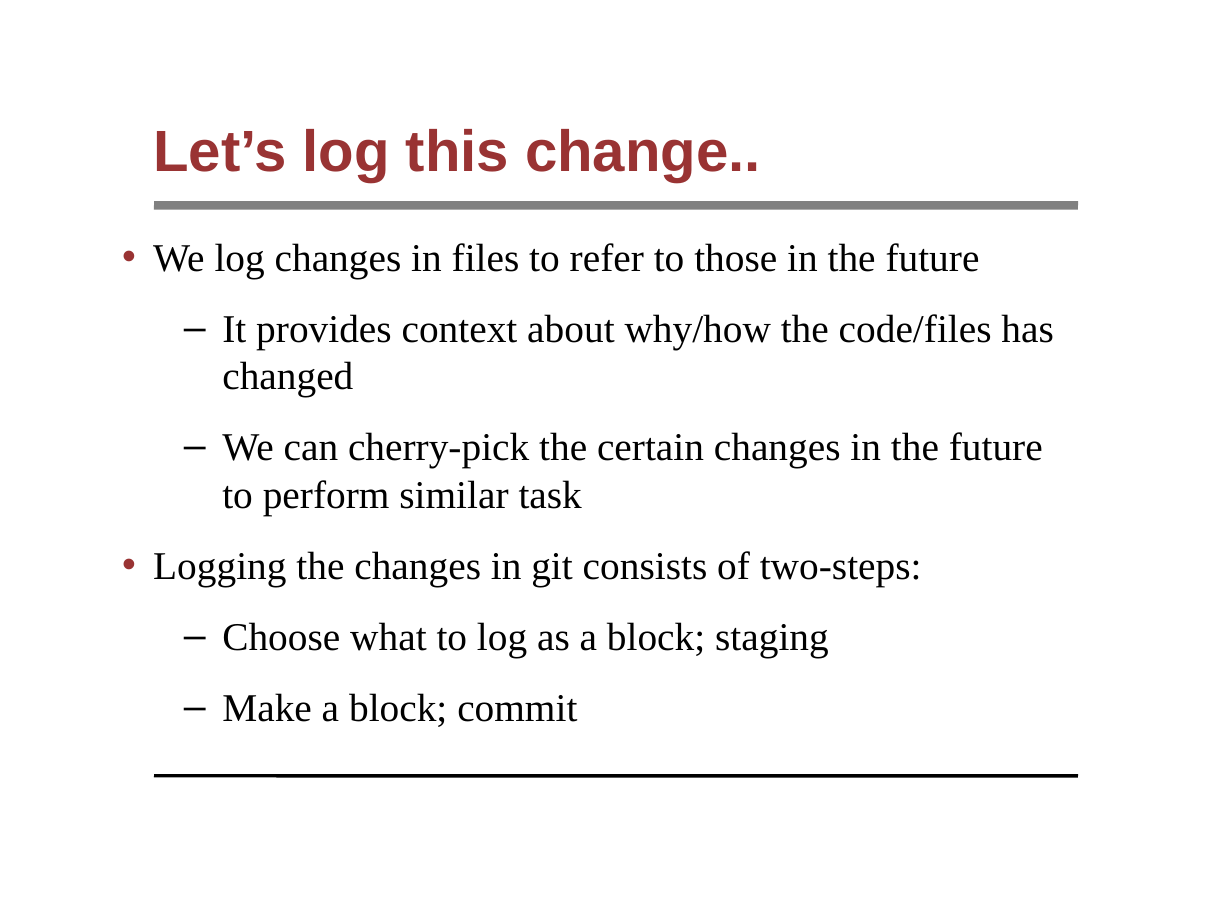
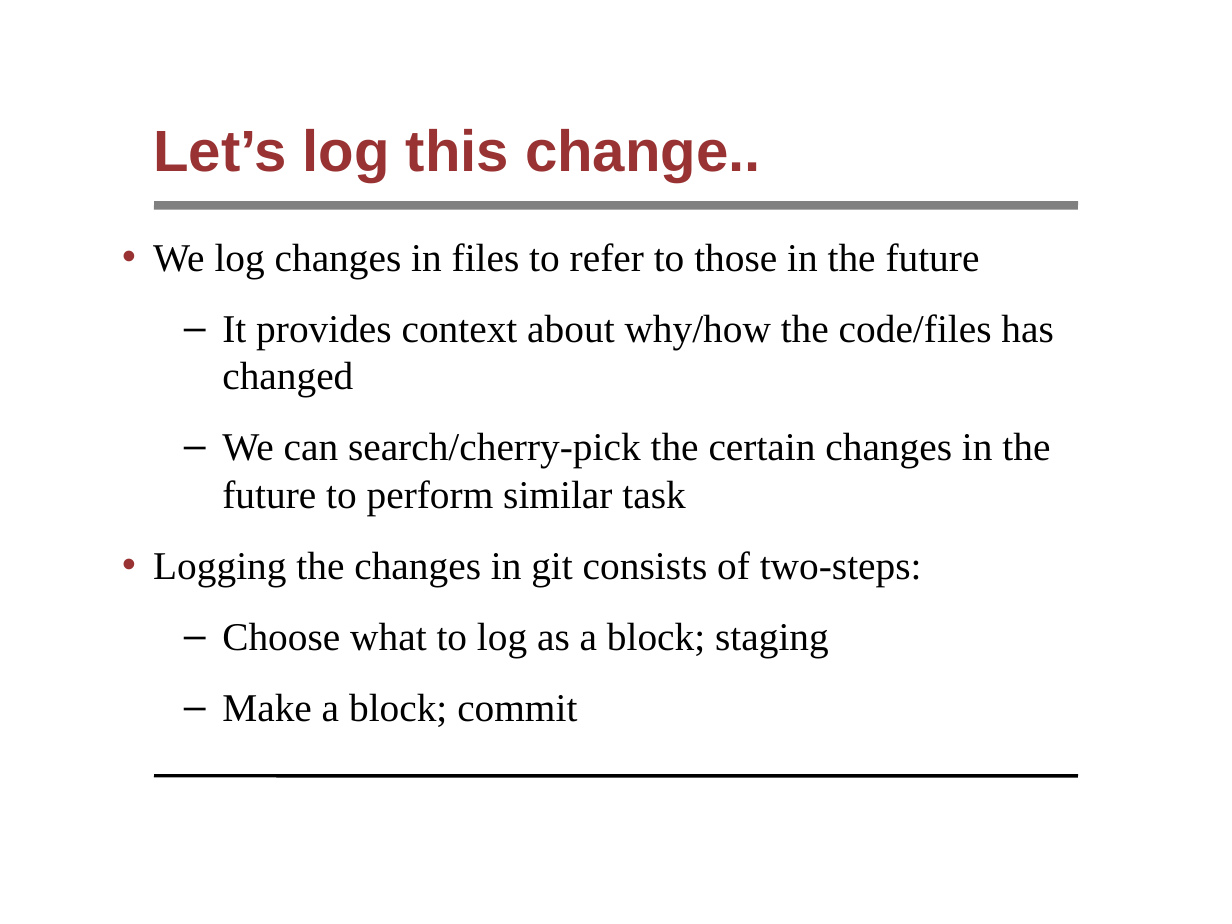
Before and after one commit to syyunn/pml-git, a slide deck: slide 14 of file-changes/main.ppt. Drawn at 1232x924 pixels with LibreOffice and Linux fonts; fonts in the diff are those of the drawing; background and template pictures are left out. Boxes give left, top, right and bottom in pixels: in the first picture for what was removed or moved away, otherwise in the second. Text is boxed around its words. In the diff, an @@ line names an element or a change of style, - is before the commit and + after.

```diff
--- a/file-changes/main.ppt
+++ b/file-changes/main.ppt
@@ text at (222,432,1050,516): text changed @@
-  – We can cherry-pick the certain changes in the future to perform similar task
+  – We can search/cherry-pick the certain changes in the future to perform similar task
```
Also in this commit, not shown: 1 other slide changed, 13 slides added, 1 other file.
